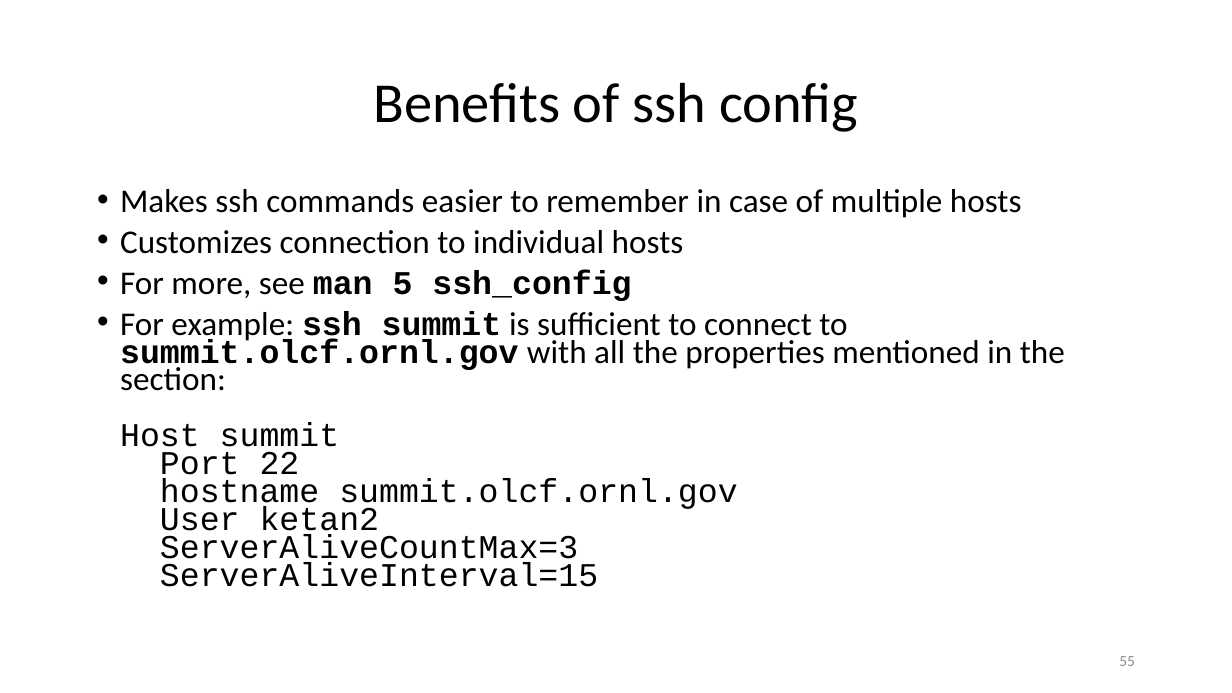
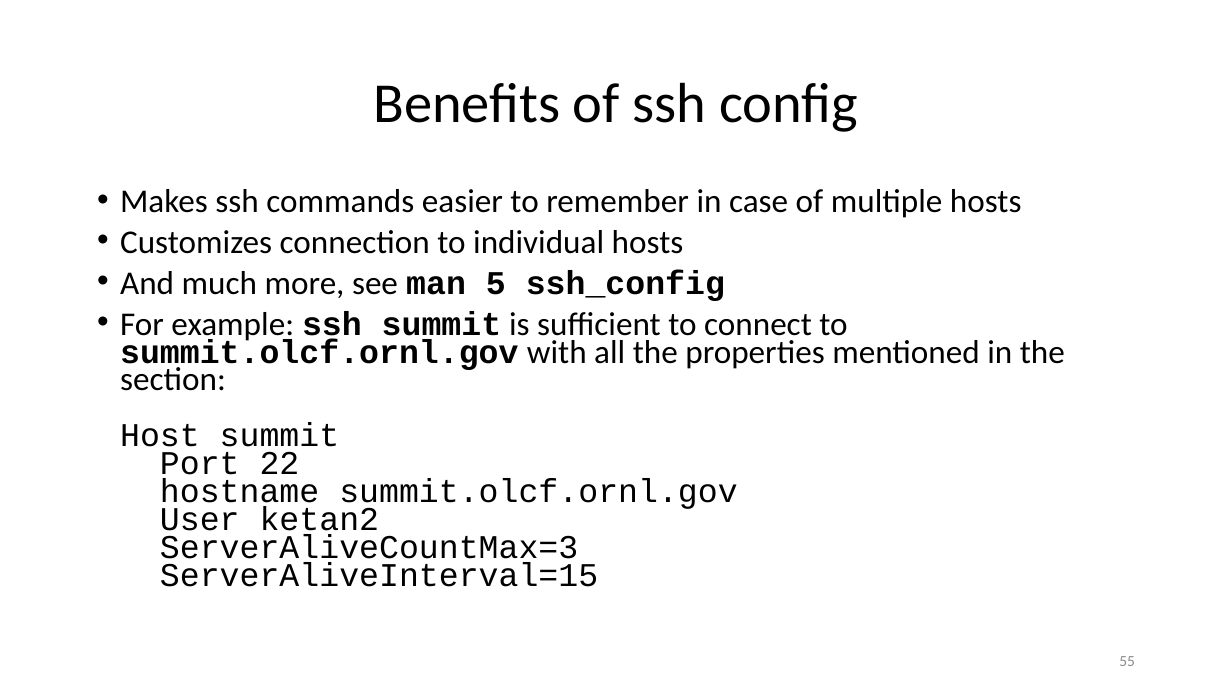
Before and after one commit to ketancmaheshwari/lisa19, a slide deck: slide 55 of lpt_LISA.pptx. Drawn at 1232x693 pixels with LibreOffice and Linux fonts; fonts in the diff are those of the drawing. Boxes give left, top, right and bottom in pixels: in the first picture for what was removed or moved away, otherwise in the second. Text is boxed around its words. In the diff, an @@ line names an element or a change of style, - is before the commit and + after.

```diff
--- a/lpt_LISA.pptx
+++ b/lpt_LISA.pptx
@@ text at (120, 270, 725, 301): text changed; font Courier New to Calibri; bold off @@
-• For more, see man 5 ssh_config
+• And much more, see man 5 ssh_config
```
Also in this commit, not shown: 19 other slides changed, 1 other file.
